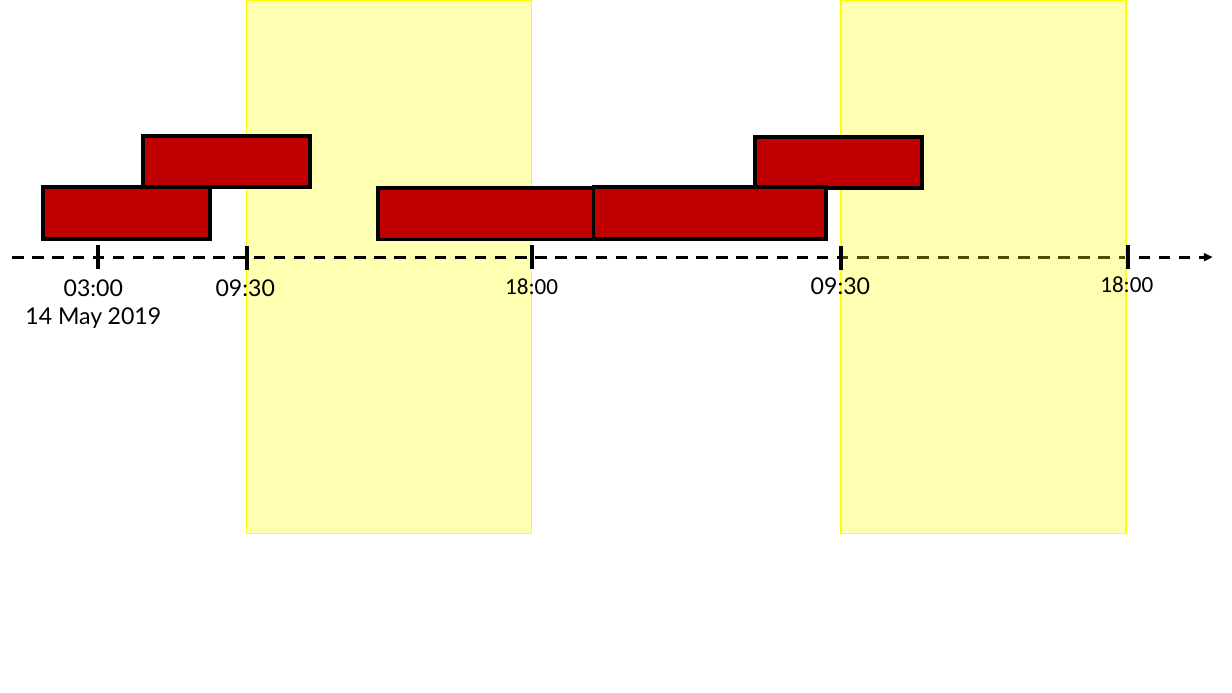
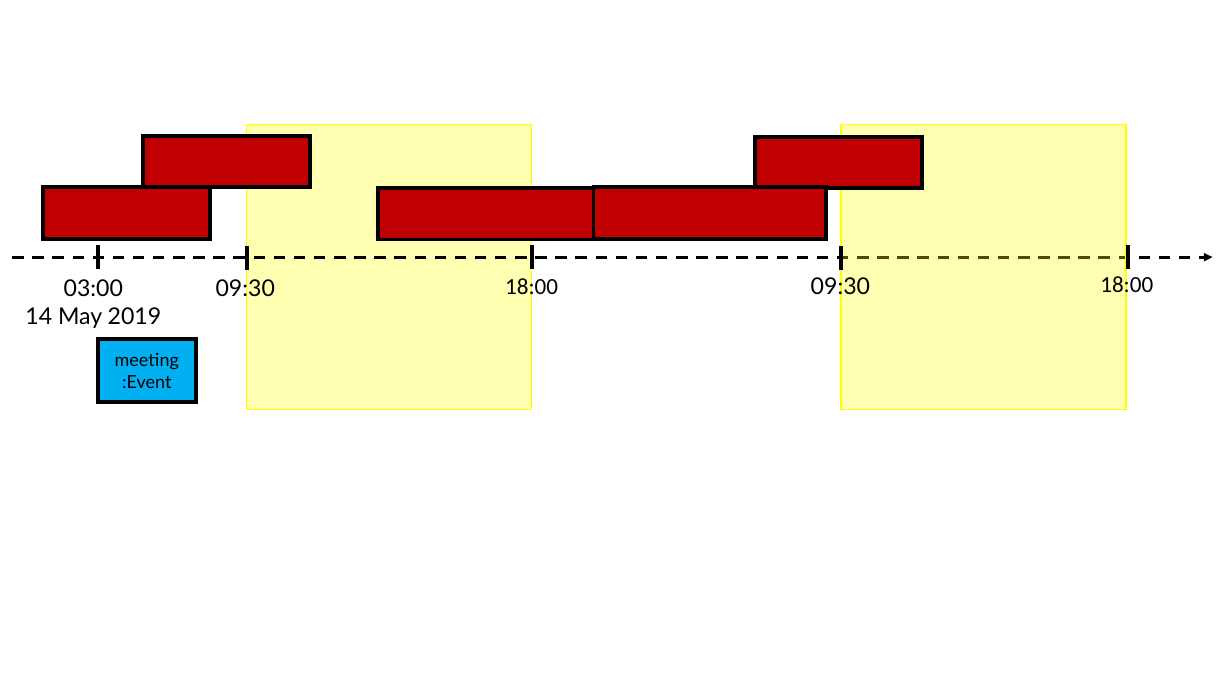
Before and after one commit to yinya998/main, a slide deck: slide 1 of docs/diagrams/MeetCommandLogicDiagram2.pptx. Drawn at 1232x693 pixels with LibreOffice and Linux fonts; fonts in the diff are those of the drawing. Boxes give left, top, right and bottom in pixels: in the first picture for what was removed or moved away, otherwise in the second. Text is boxed around its words. In the diff, an @@ line names an element or a change of style, - is before the commit and + after.

```diff
--- a/docs/diagrams/MeetCommandLogicDiagram2.pptx
+++ b/docs/diagrams/MeetCommandLogicDiagram2.pptx
@@ rectangle: place and size @@
-rectangle at [247,0,531,534]
+rectangle at [247,125,531,409]
@@ rectangle: place and size @@
-rectangle at [841,0,1126,534]
+rectangle at [841,125,1126,409]
@@ rectangle added at [98,339,197,403], fill #00B0F0, outline #000000 3 pt, 14 pt, text #000000 @@
+meeting
+:Event
```
Also in this commit, not shown: 3 other files.
